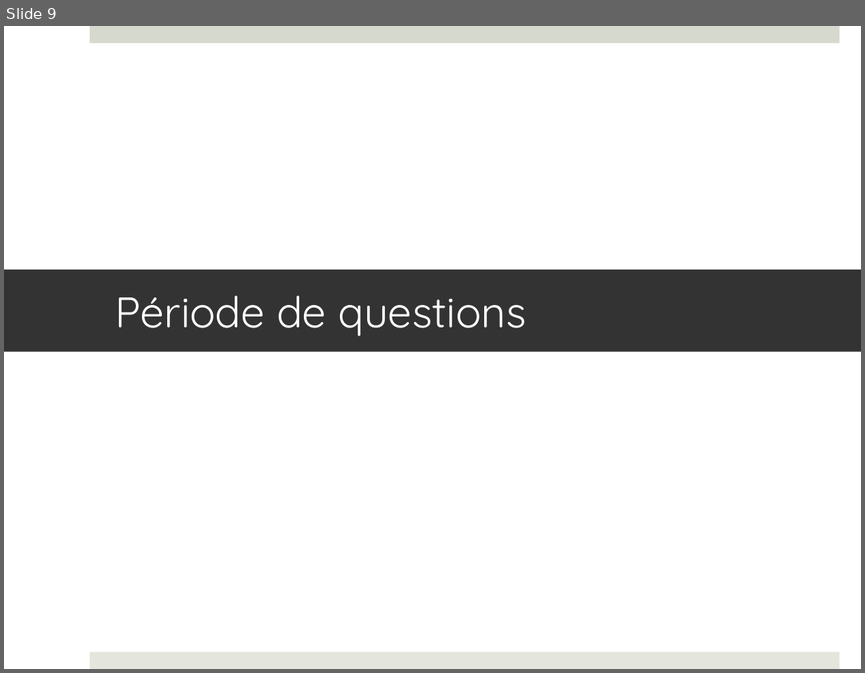
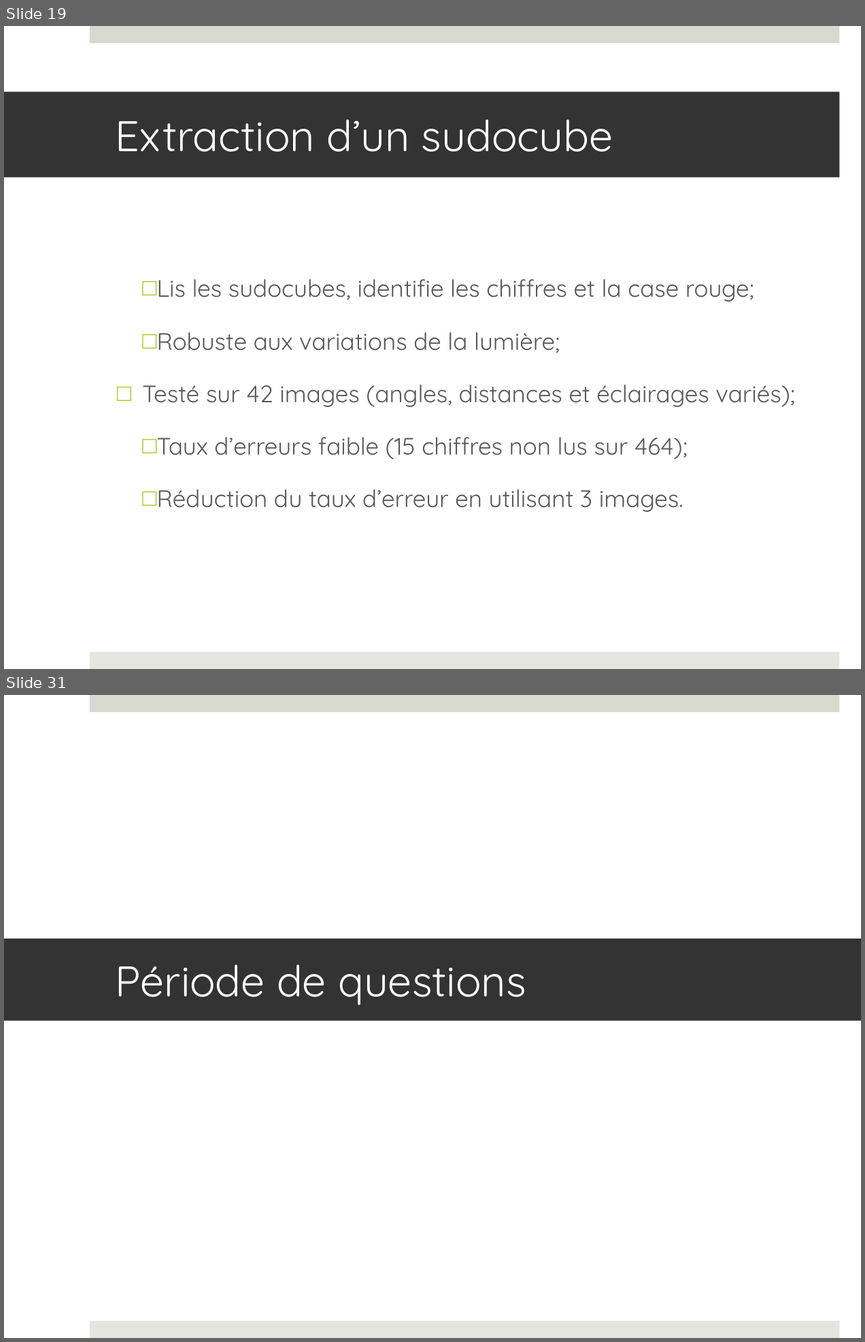
Before and after one commit to francisvalois/design3, a slide deck: reports/presentation/kinocto.pptx. Shown one above the other, each under a label of ours: slide 9 before the commit, slides 19 and 31 after it; the slides between them are not shown. The pictures are 865x673 and 865x1342 pixels, drawn with LibreOffice and Linux fonts; fonts in the diff are those of the drawing. Boxes give left, top, right and bottom in pixels: in the first picture for what was removed or moved away, otherwise in the second. Text is boxed around its words. In the diff, an @@ line names an element or a change of style, - is before the commit and + after.

```diff
--- a/reports/presentation/kinocto.pptx
+++ b/reports/presentation/kinocto.pptx
@@ slide 19 added at [4, 26, 861, 669], background #FFFFFF; not listed: 2 template elements that a slide beside it also shows @@
@@ title added at [4, 92, 839, 178], fill #333333, 36 pt, text #FFFFFF @@
+Extraction d’un sudocube
@@ text added at [142, 279, 795, 512], 20 pt, text #595959 @@
+□ Lis les sudocubes, identifie les chiffres et la case rouge;
+□ Robuste aux variations de la lumière;
+□ Testé sur 42 images (angles, distances et éclairages variés);
+□ Taux d’erreurs faible (15 chiffres non lus sur 464);
+□ Réduction du taux d’erreur en utilisant 3 images.
@@ what was slide 9 is now slide 31 @@
```
Also in this commit, not shown: 3 slides changed, 25 other slides added, 4 slides removed, 3 other files.
